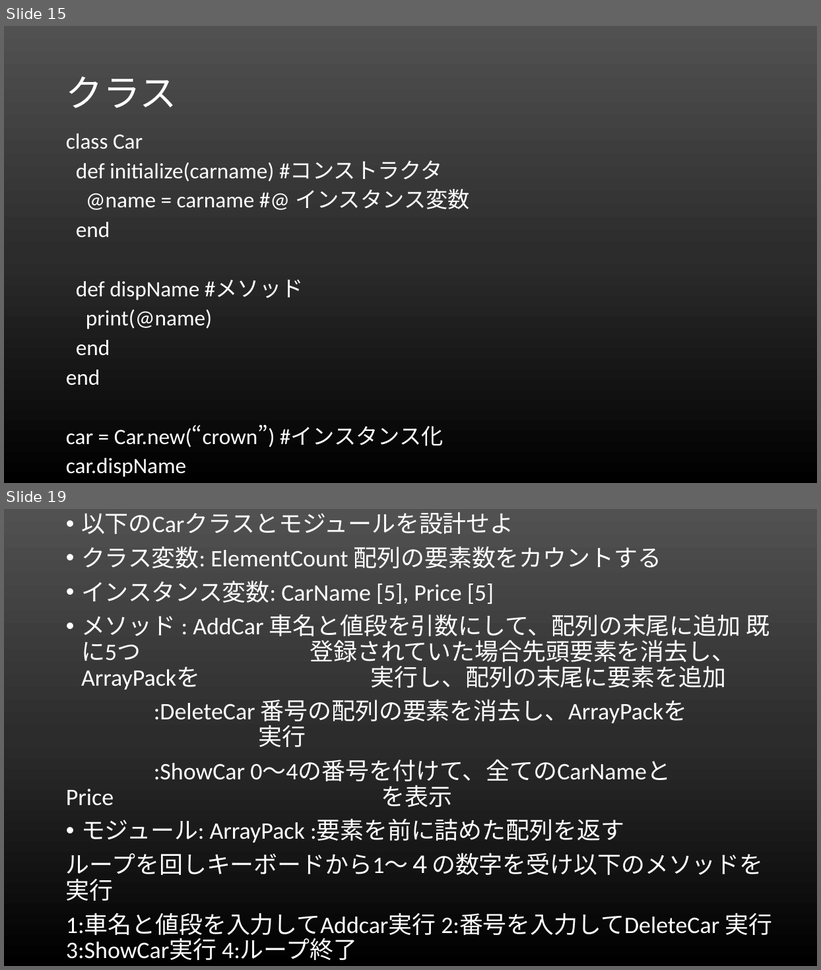
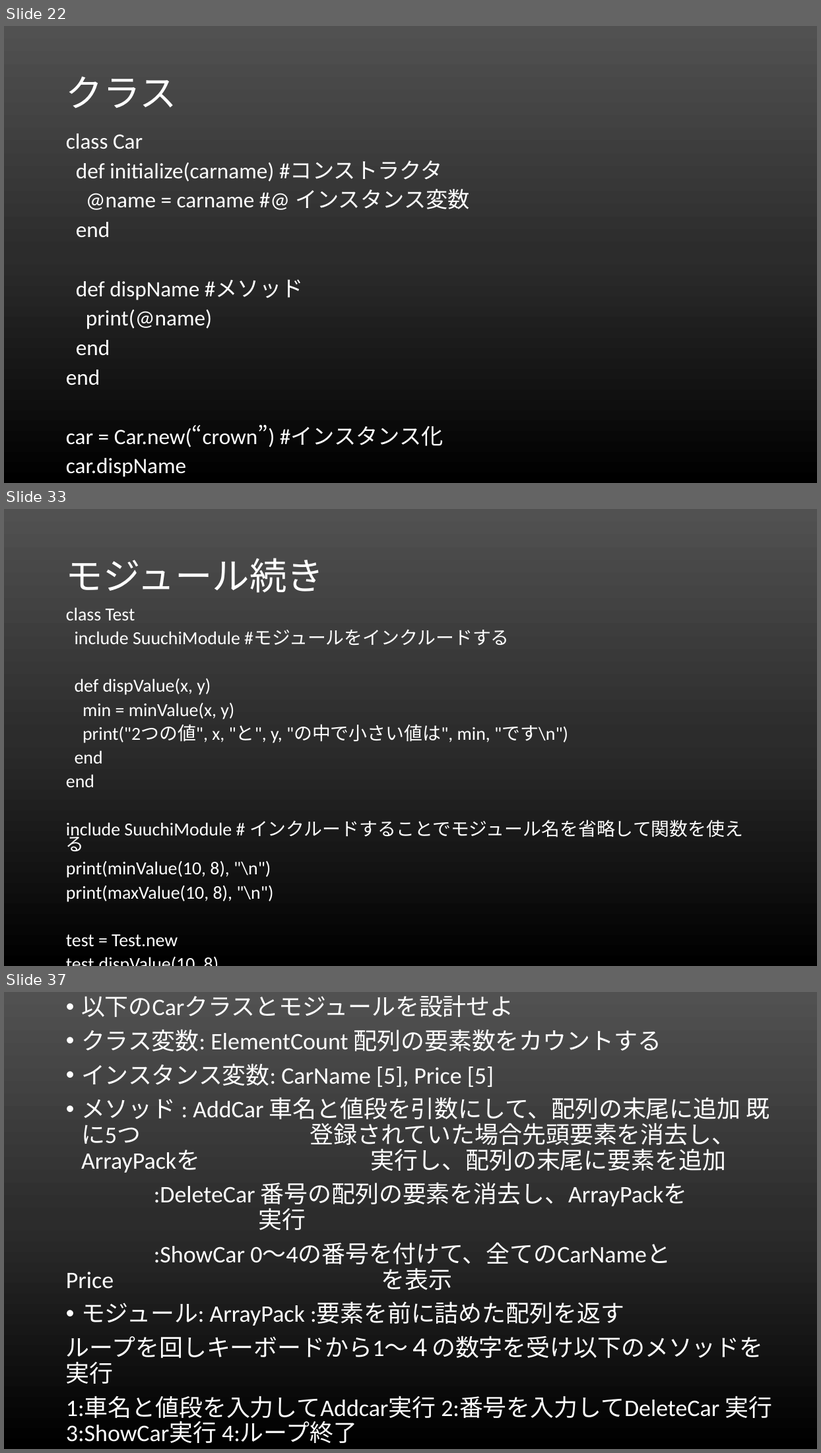
Before and after one commit to rubylecture/Rubylecture, a slide deck: Rubyレクチャー.pptx. Shown one above the other, each under a label of ours: slides 15 and 19 before the commit, slides 22, 33 and 37 after it; the slides between them are not shown. The pictures are 821x970 and 821x1453 pixels, drawn with LibreOffice and Linux fonts; fonts in the diff are those of the drawing. Boxes give left, top, right and bottom in pixels: in the first picture for what was removed or moved away, otherwise in the second. Text is boxed around its words. In the diff, an @@ line names an element or a change of style, - is before the commit and + after.

```diff
--- a/Rubyレクチャー.pptx
+++ b/Rubyレクチャー.pptx
@@ slide 33 added at (4, 509, 817, 966), background gradient #515151 to #2E2E2E to #000000 @@
@@ title added at (66, 558, 324, 593), 44 pt, text #FFFFFF @@
+モジュール続き
@@ text added at (66, 607, 743, 947), 21.7 pt, text #FFFFFF @@
+class Test
+include SuuchiModule #モジュールをインクルードする
+def dispValue(x, y)
+min = minValue(x, y)
+print("2つの値", x, "と", y, "の中で小さい値は", min, "です\n")
+end
+end
+include SuuchiModule # インクルードすることでモジュール名を省略して関数を使える
+print(minValue(10, 8), "\n")
+print(maxValue(10, 8), "\n")
+test = Test.new
+test.dispValue(10, 8)
@@ what was slide 15 is now slide 22 @@
@@ what was slide 19 is now slide 37 @@
```
Also in this commit, not shown: 6 slides changed, 17 other slides added, 5 other files.
